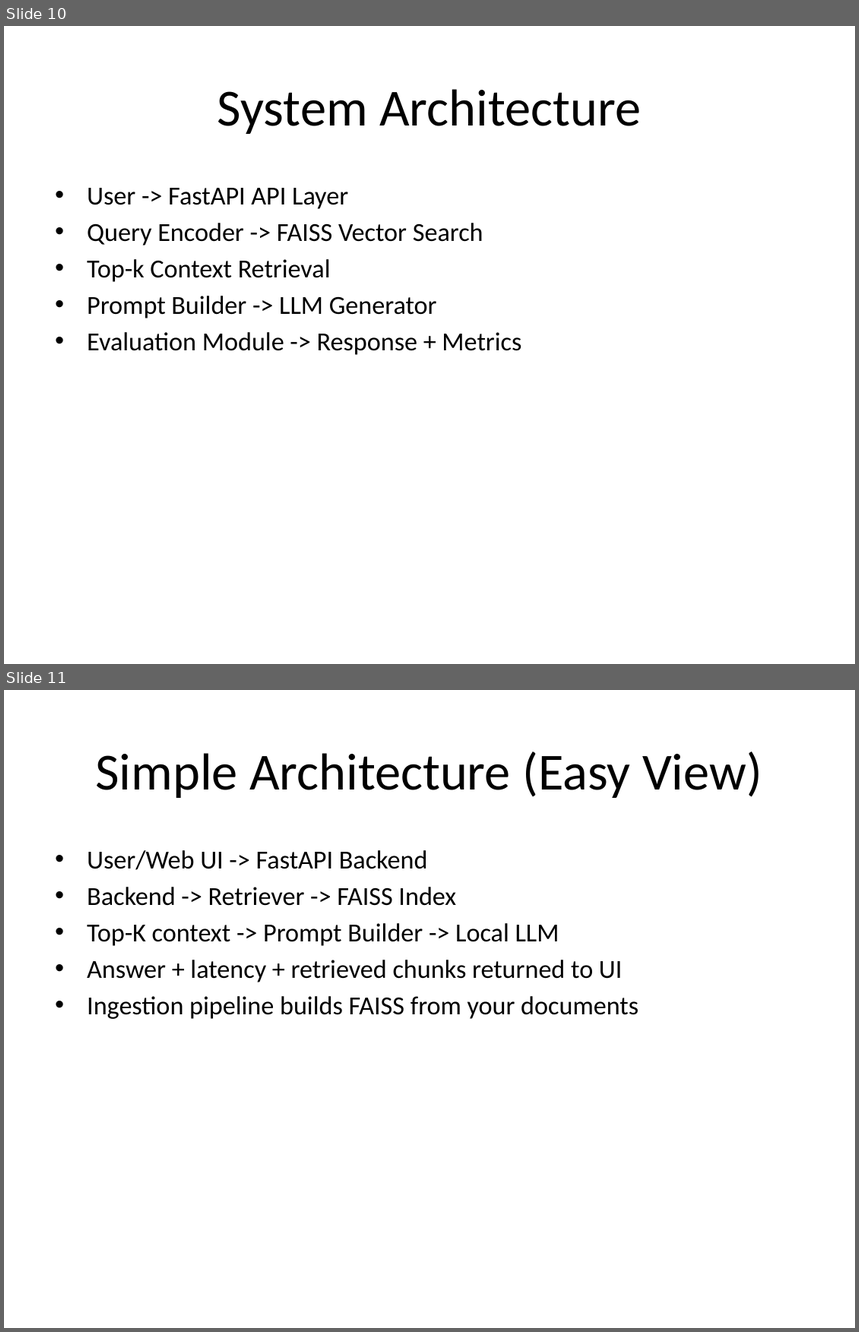
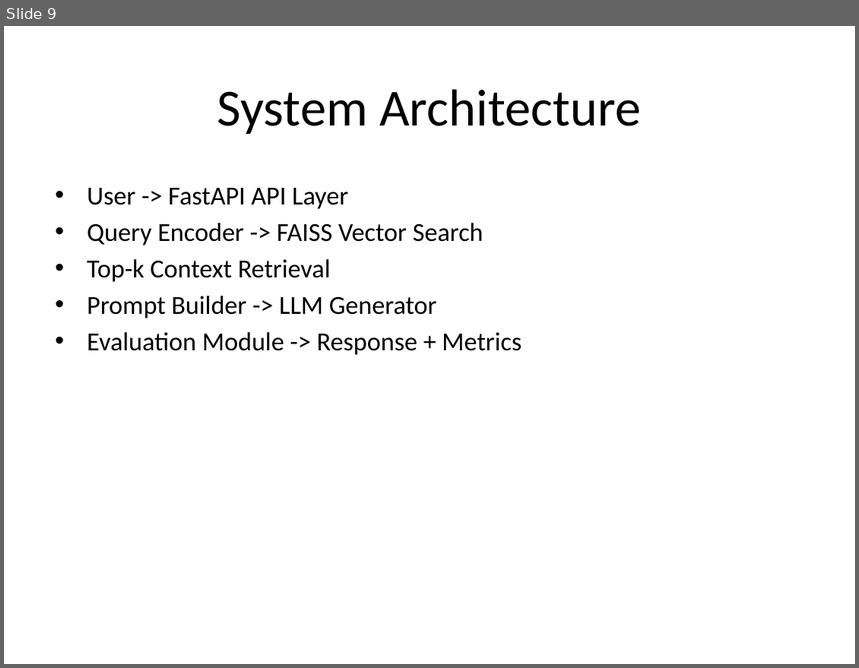
Before and after one commit to sundar0004/-Cloud-Based-RAG, a slide deck: docs/MSc_RAG_Project_Vels_University.pptx. Shown one above the other, each under a label of ours: slides 10 and 11 before the commit, slide 9 after it. The pictures are 859x1332 and 859x668 pixels, drawn with LibreOffice and Linux fonts; fonts in the diff are those of the drawing. Boxes give left, top, right and bottom in pixels: in the first picture for what was removed or moved away, otherwise in the second. Text is boxed around its words. In the diff, an @@ line names an element or a change of style, - is before the commit and + after.

```diff
--- a/docs/MSc_RAG_Project_Vels_University.pptx
+++ b/docs/MSc_RAG_Project_Vels_University.pptx
@@ slide 11 removed at box(4, 690, 855, 1328), background #FFFFFF @@
@@ title removed at box(95, 752, 762, 798) @@
-Simple Architecture (Easy View)
@@ text removed at box(87, 850, 639, 1019) @@
-• User/Web UI -> FastAPI Backend
-• Backend -> Retriever -> FAISS Index
-• Top-K context -> Prompt Builder -> Local LLM
-• Answer + latency + retrieved chunks returned to UI
-• Ingestion pipeline builds FAISS from your documents
@@ what was slide 10 is now slide 9 @@
```
Also in this commit, not shown: 1 slide added, 5 other slides removed, 3 other files.
